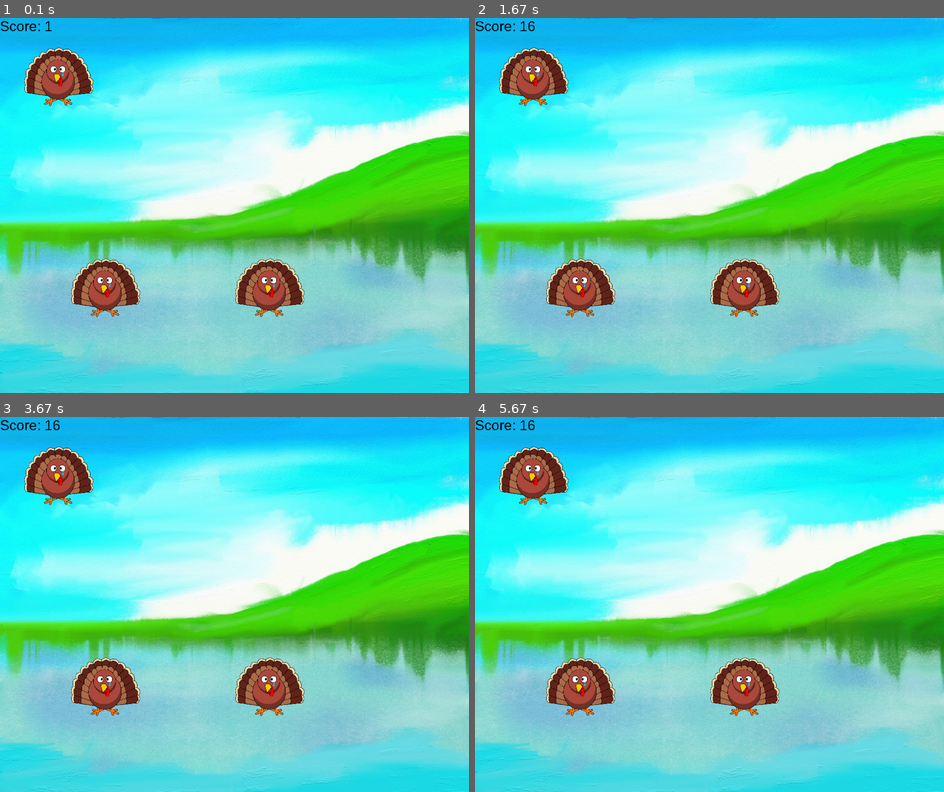
Above: before the commit, frames 1-4 (two rows, left to right).
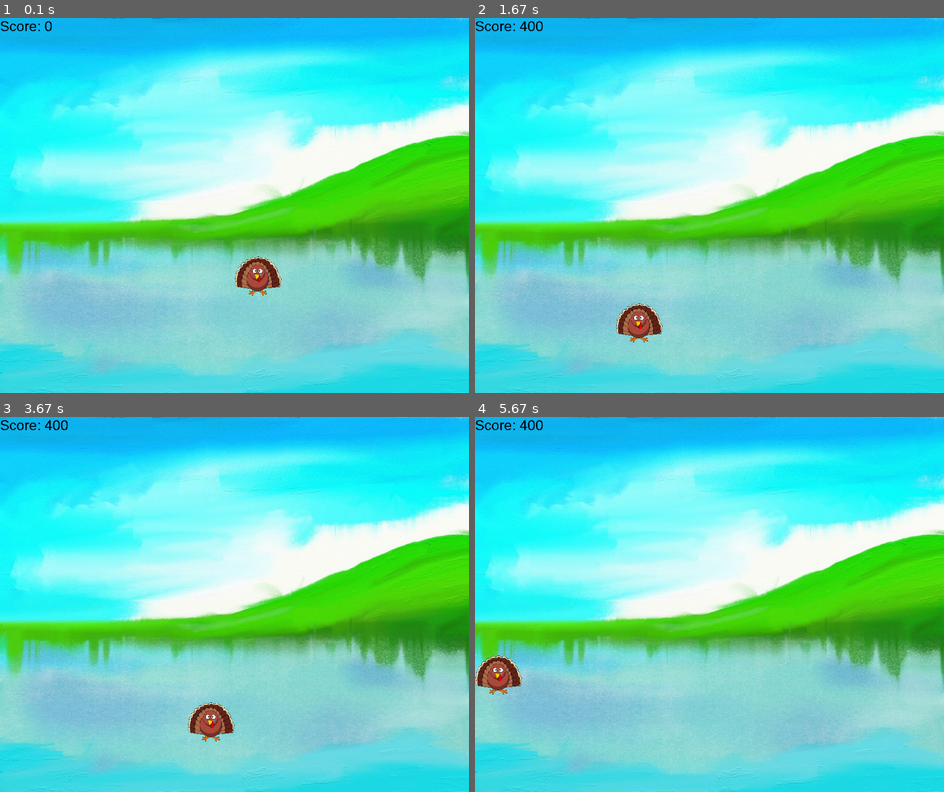
Above: after the commit, the same moments.

Repository: Utsal20/Turkills-Hackathon
Game: pygame game, started from turkeykiller.py
Two runs of this game, one before a commit and one after it. Both use one fixed random seed, a clock stepped at 60 frames per second and the inputs below.
Inputs (mouse positions are in pixels of both pictures, inside the frame that each line leads up to):
- Up to frame 1 (0.1 s): no input
- Up to frame 2 (1.67 s): click (709, 205) at 0.38 s; click (756, 288) at 0.72 s; click (596, 130) at 1.55 s
- Up to frame 3 (3.67 s): no input
- Up to frame 4 (5.67 s): no input

The runs differ from the first frame. In frame 1, 4.9% of the frame differs, in the area x 5-65%, y 0-80%; in frame 2, 5.6%, in the area x 5-65%, y 0-87%; in frame 3, 5.6%; in frame 4, 5.6%.

Commit message:
main game update

Diff:
--- a/turkeykiller.py
+++ b/turkeykiller.py
@@ -7,6 +7,8 @@
 
 import pygame
 import os
+import random
+import time
 
 #image library function
 _image_library = {}
@@ -29,7 +31,7 @@
 #score text
 pygame.font.init()
 myfont = pygame.font.SysFont('Arial', 30)
-score = int(1);
+score = int(0);
 textsurface = myfont.render('Score: '+str(score), False, (0, 0, 0))
 def update_score(i):
         global textsurface
@@ -39,13 +41,34 @@
         screen.blit(textsurface,(0,0))
 update_score(0)
 
-#turkey image
-turkey_list = [(50,50),(500,500),(150,500)]
-turkey = pygame.transform.scale(get_image('turkey.png'),(150,150))
+#turkey images
+turkey = pygame.transform.scale(get_image('turkey.png'),(100,100))
+turkey_list = (500,500)
 def show_turkeys():
-        for i in turkey_list:
-                screen.blit(turkey, i)
+        screen.blit(turkey,turkey_list)
+        #for i in turkey_list:
+                #screen.blit(turkey, i)
 
+def new_turkey():
+        return int(random.randint(0,1000)/100)*100,int(random.randint(0,800)/100)*100
+
+def turkey_killed_or_not(mouse_pos):
+        global turkey_list
+        global time1
+        pos=(0,0)
+        pos = int((mouse_pos[0])/100)*100,int((mouse_pos[1])/100)*100
+        print('pos: ',pos)
+        if pos == turkey_list:
+                update_score(200)
+                turkey_list = new_turkey()
+                time1 = time.time()
+
+
+mouse_pos = (0,0)
+time1 = time.time()
+time_level = 2
+
+timer = time.time()
 
 #gameloop
 done = False
@@ -54,8 +77,18 @@
                 if event.type == pygame.QUIT:
                         done = True
                 if event.type == pygame.MOUSEBUTTONDOWN:
-                        if event.button == 1: # left click grows radius
-                                update_score(5)
+                        if event.button == 1:
+                                mouse_pos = pygame.mouse.get_pos()
+                                print(mouse_pos)
+                                turkey_killed_or_not(mouse_pos)
+
+        if time.time()-time1 > time_level:
+                turkey_list = new_turkey()
+                time1 = time.time()
+
+        print("Time: ", 30-(time.time()-timer) )
+        if time.time()-timer>30:
+                done = True
 
         screen.blit(bg, (0,0))
         update_score(0)
@@ -63,3 +96,9 @@
 
         pygame.display.flip()
         #os.clock.tick(60)
+
+#save score to file
+def save_score(score):
+        with open('highscores.txt','a') as filehandler:
+                filehandler.writelines('name'+' - '+str(score)+'\n')
+save_score(score)
